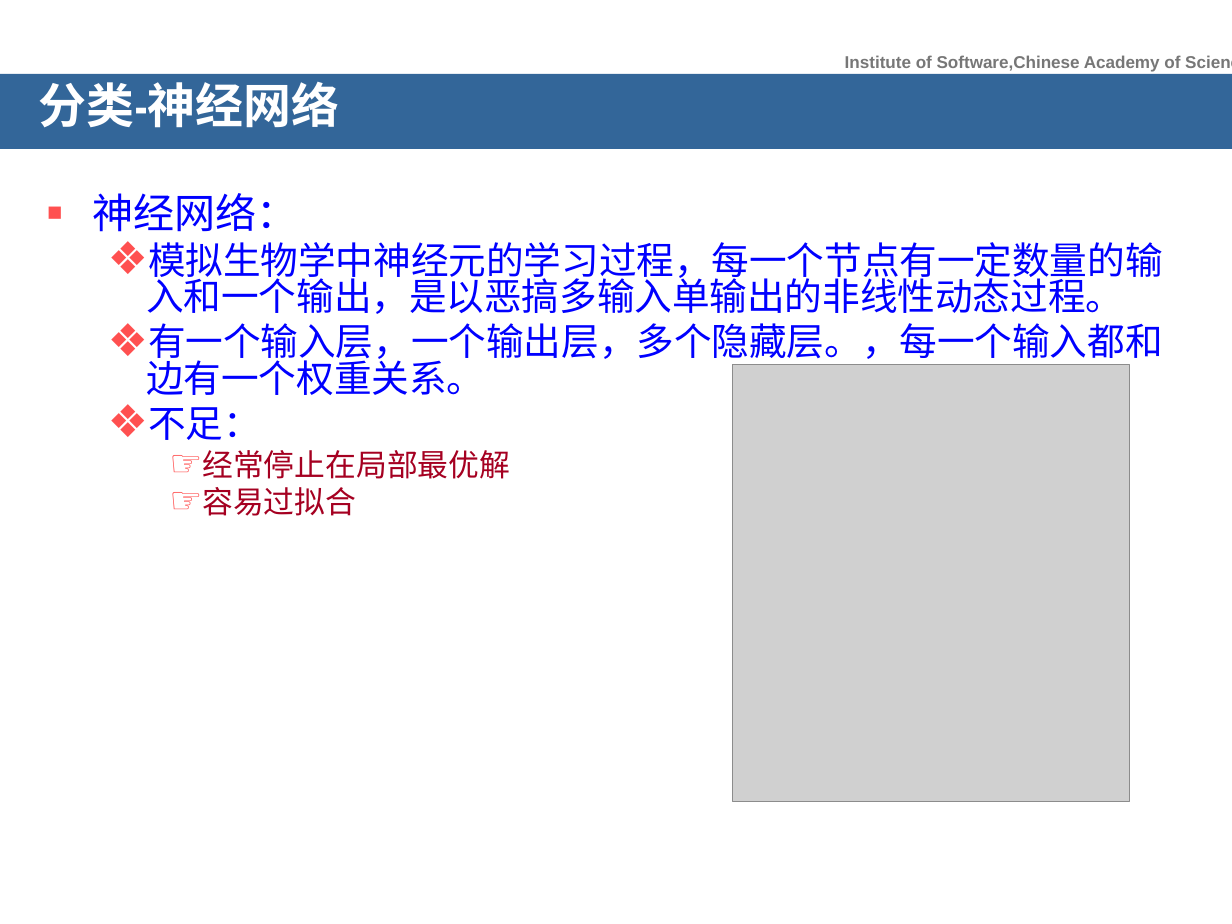
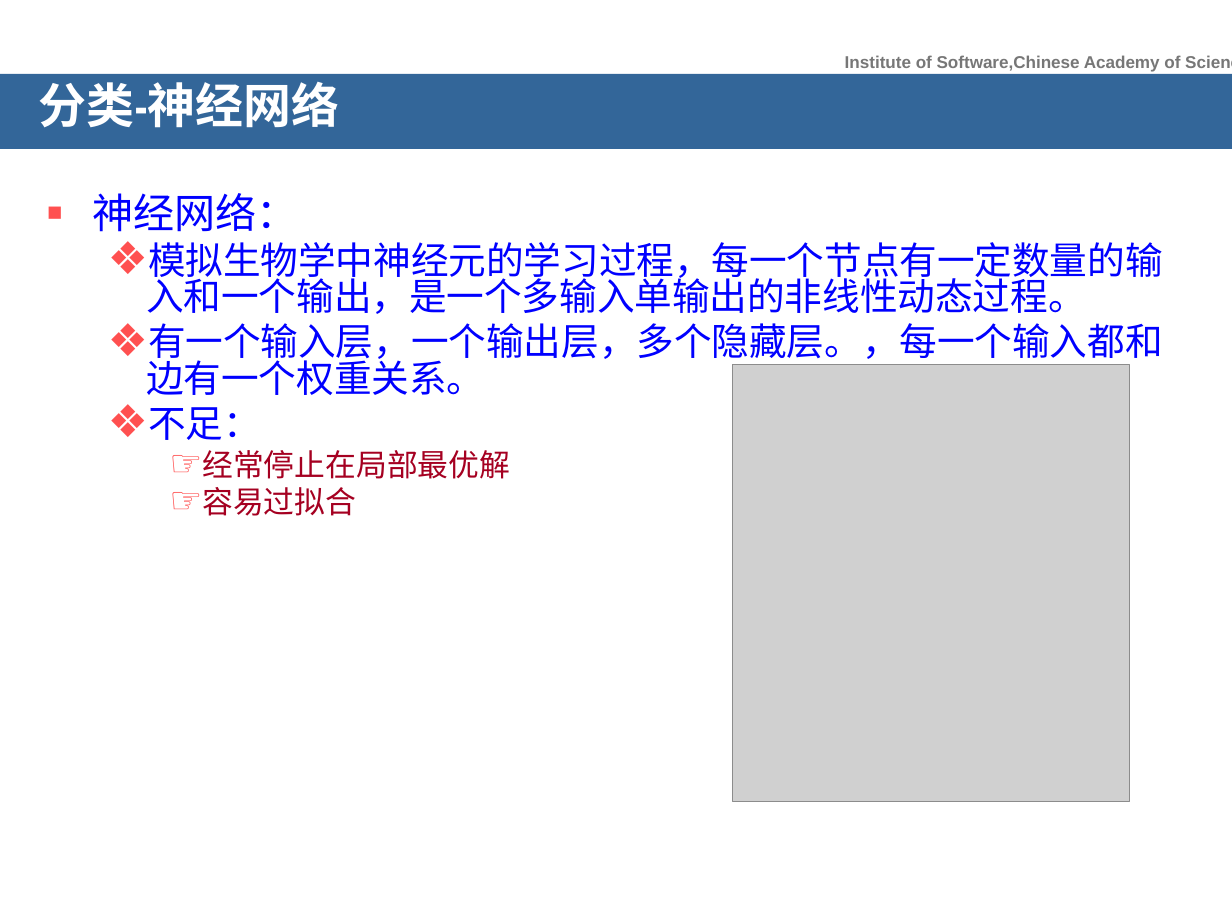
Before and after one commit to songxiaoyuan/myDataBase, a slide deck: slide 16 of documents/机器学习自己看/机器学习基本算法略谈.ppt. Drawn at 1232x924 pixels with LibreOffice and Linux fonts; fonts in the diff are those of the drawing; grey boxes stand for pictures; background and template pictures are left out. Boxes give left, top, right and bottom in pixels: in the first picture for what was removed or moved away, otherwise in the second. Text is boxed around its words. In the diff, an @@ line names an element or a change of style, - is before the commit and + after.

```diff
--- a/documents/机器学习自己看/机器学习基本算法略谈.ppt
+++ b/documents/机器学习自己看/机器学习基本算法略谈.ppt
@@ text at bbox=[146, 242, 1163, 314]: text changed @@
-  ❖ 模拟生物学中神经元的学习过程，每一个节点有一定数量的输入和一个输出，是以恶搞多输入单输出的非线性动态过程。
+  ❖ 模拟生物学中神经元的学习过程，每一个节点有一定数量的输入和一个输出，是一个多输入单输出的非线性动态过程。
```
Also in this commit, not shown: 1 other slide changed, 4 slides added, 3 slides removed, 4 other files.
